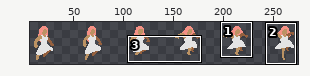
Sprite sheet -- Global Game Jam/Assets/Sprites/Player/Animations/jump.png. Above: a wide view before the commit, with the close-up outlined.
Close-up. Before the commit:
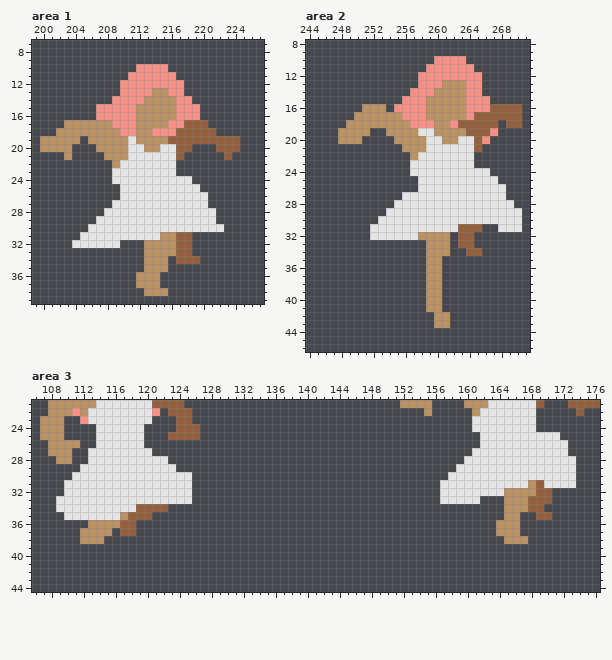
The file is 288x48 pixels. Shown: area 1: x 199..227, y 7..39; area 2: x 244..271, y 8..46; area 3: x 106..176, y 21..44. The wide view leaves out empty margins.
New version:
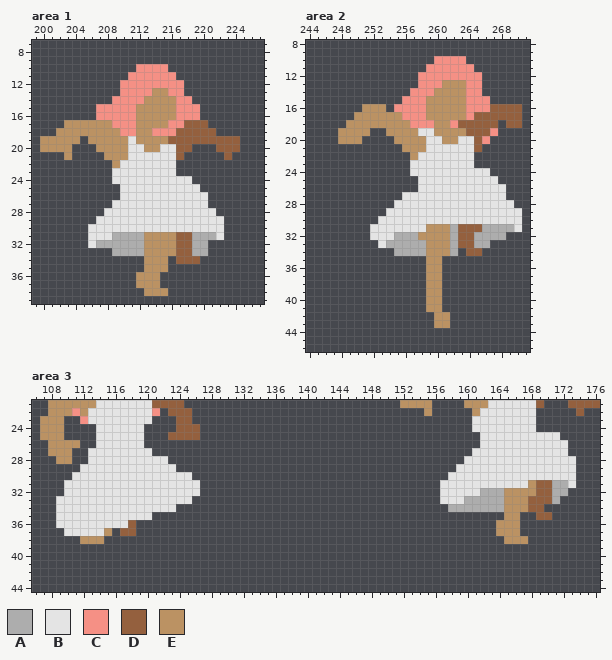
Palette (. is transparent): A #adadad  B #e4e4e4  C #f59085  D #94603e  E #bb9263
Changes in this commit:
--- area 1
@@ x 199..227 @@
 28 .........BBBBBBBBBBBBBB......
-29 ........BBBBBBBBBBBBBBB......
+29 ........BBBBBBBBBBBBBBBB.....
 30 .......BBBBBBBBBBBBBBBBB.....
-31 ......BBBBBBBBBBEEDD.........
-32 .....BBBBBB...EEEEDD.........
-33 ..............EEEEDD.........
+31 .......BBBAAAAEEEEDDAAAB.....
+32 .......BAAAAAAEEEEDDAA.......
+33 ..........AAAAEEEEDDAA.......
 34 ..............EEE.DDD........
--- area 2
@@ x 244..271 @@
 30 .........BBBBBBBBBBBBBBBBBB.
-31 ........BBBBBBBBBBBDDD..BBB.
-32 ........BBBBBBEEEE.DD.......
-33 ...............EEE.DD.......
-34 ...............EEE..DD......
+31 ........BBBBBBBEEEADDDAAAAB.
+32 ........BBBAAAEEEEADDAAAA...
+33 .........BAAAAAEEEADDAA.....
+34 ...........AAAAEEEA.DD......
 35 ...............EE...........
--- area 3
@@ x 106..176 @@
 30 .....BBBBBBBBBBBBBBB................................BBBBBBBBBBBBBBBB...
-31 ....BBBBBBBBBBBBBBBB...............................BBBBBBBBBBBEDBBBB...
-32 ....BBBBBBBBBBBBBBBB...............................BBBBBBBBEEEEDD......
-33 ...BBBBBBBBBBBBBBBBB...............................BBBBB...EEEDDD......
-34 ...BBBBBBBBBBDDDD..........................................EEEDD.......
-35 ....BBBBBBBEDDD............................................EE..DD......
-36 .......EEEEDD.............................................EEE..........
-37 ......EEEE.DD.............................................EEE..........
+31 ....BBBBBBBBBBBBBBBBB..............................BBBBBBBBBBBEDDAAB...
+32 ....BBBBBBBBBBBBBBBBB..............................BBBBBAAAEEEEDDAA....
+33 ...BBBBBBBBBBBBBBBBB...............................BBBAAAAAEEEDDDA.....
+34 ...BBBBBBBBBBBBBBB..................................AAAAAAAEEEDD.......
+35 ...BBBBBBBBBBBB............................................EE..DD......
+36 ...BBBBBBBBBD.............................................EEE..........
+37 ....BBBBBE.DD.............................................EEE..........
 38 ......EEE..................................................EEE.........
